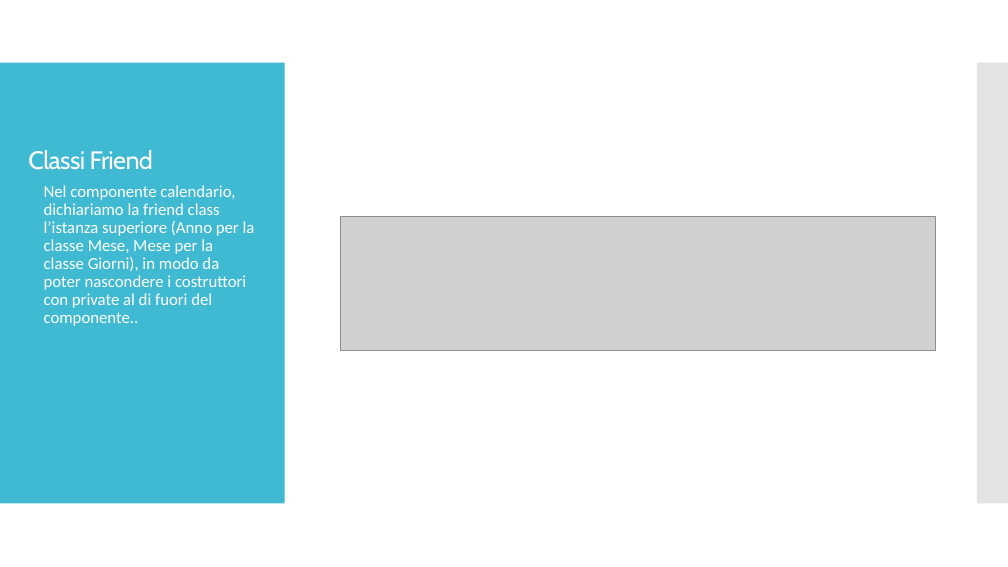
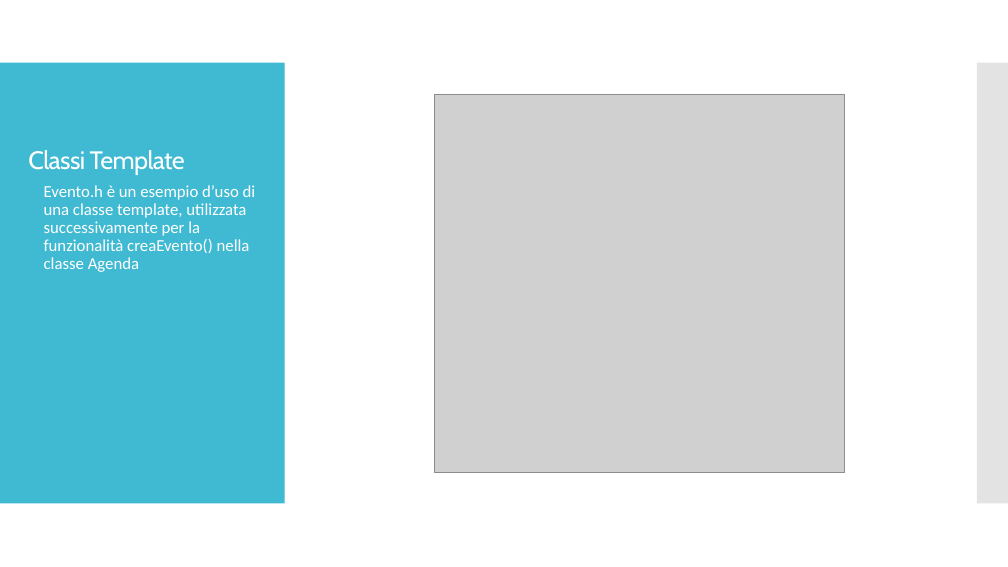
Before and after one commit to atusghen/progettiINFO3, a slide deck: slide 5 of CalendarioEventi_C++.pptx. Drawn at 1008x567 pixels with LibreOffice and Linux fonts; fonts in the diff are those of the drawing; grey boxes stand for pictures. Boxes give left, top, right and bottom in pixels: in the first picture for what was removed or moved away, otherwise in the second. Text is boxed around its words. In the diff, an @@ line names an element or a change of style, - is before the commit and + after.

```diff
--- a/CalendarioEventi_C++.pptx
+++ b/CalendarioEventi_C++.pptx
@@ picture added at (435,94,845,473) @@
@@ title at (28,150,185,175): text changed @@
-Classi Friend
+Classi Template
@@ text at (44,185,256,272): text changed @@
-• Nel componente calendario, dichiariamo la friend class l’istanza superiore (Anno per la classe Mese, Mese per la classe Giorni), in modo da poter nascondere i costruttori con private al di fuori del componente..
+• Evento.h è un esempio d’uso di una classe template, utilizzata successivamente per la funzionalità creaEvento() nella classe Agenda
@@ picture removed at (340,217,935,351) @@
```
